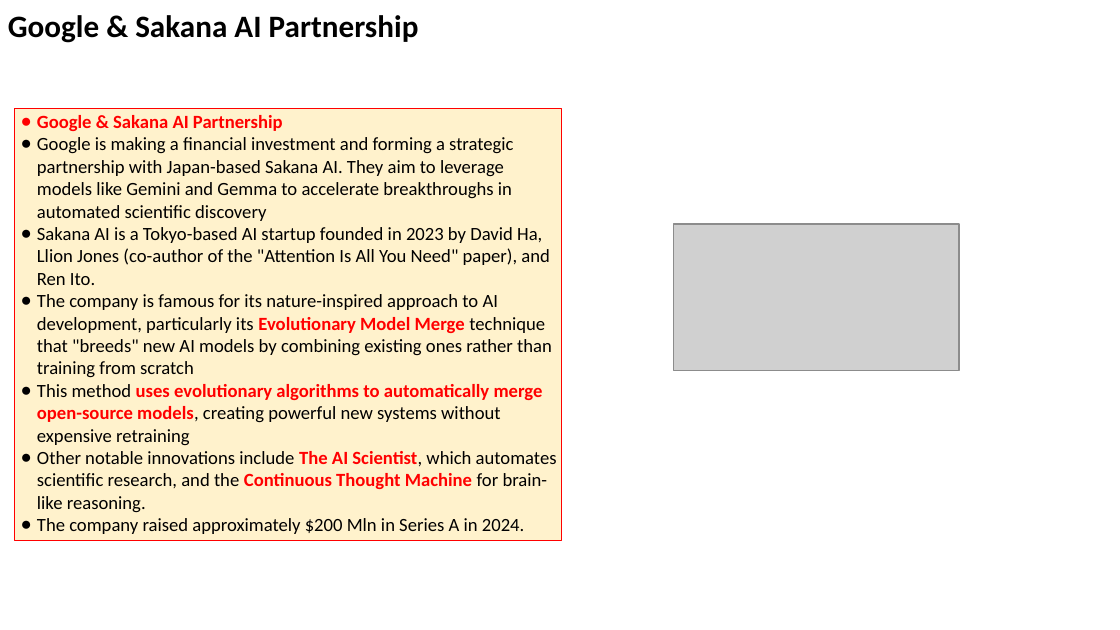
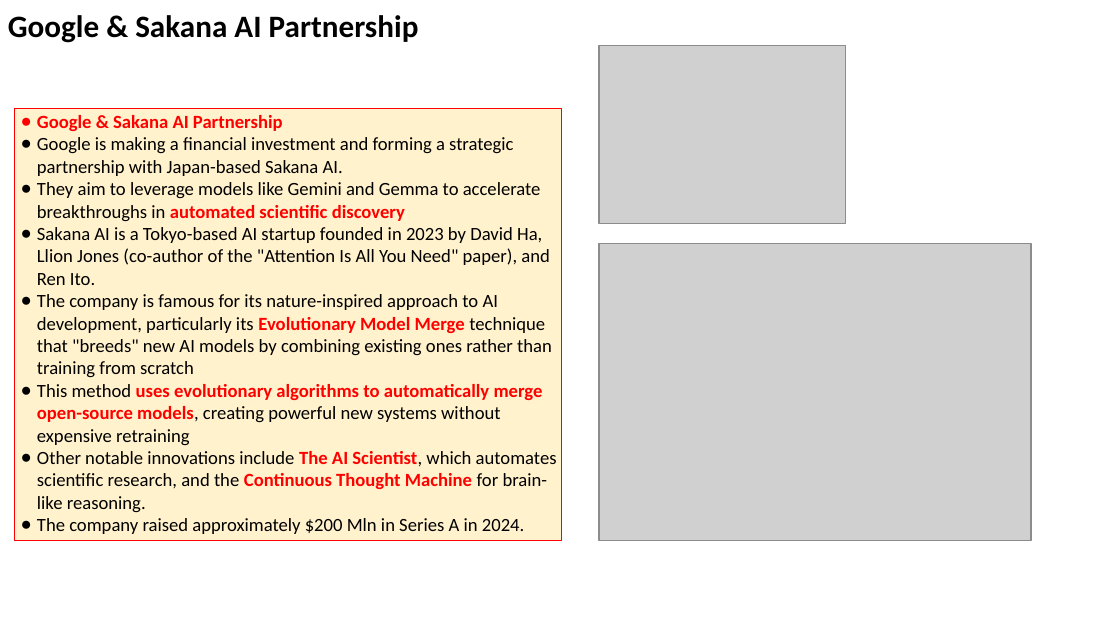
Before and after one commit to lselector/seminar, a slide deck: slide 16 of 2026/2026-01-30-AI-Updates.pptx (slide 15 before the commit). Drawn at 1120x630 pixels with LibreOffice and Linux fonts; fonts in the diff are those of the drawing; grey boxes stand for pictures. Boxes give left, top, right and bottom in pixels: in the first picture for what was removed or moved away, otherwise in the second. Text is boxed around its words. In the diff, an @@ line names an element or a change of style, - is before the commit and + after.

```diff
--- a/2026/2026-01-30-AI-Updates.pptx
+++ b/2026/2026-01-30-AI-Updates.pptx
@@ picture added at box(599, 45, 846, 223) @@
@@ text in rectangle at box(37, 137, 541, 222): text changed @@
-● Google is making a financial investment and forming a strategic partnership with Japan-based Sakana AI. They aim to leverage models like Gemini and Gemma to accelerate breakthroughs in automated scientific discovery
+● Google is making a financial investment and forming a strategic partnership with Japan-based Sakana AI.
+● They aim to leverage models like Gemini and Gemma to accelerate breakthroughs in automated scientific discovery
@@ picture removed at box(674, 224, 960, 371) @@
@@ picture added at box(599, 243, 1032, 541) @@
```
Also in this commit, not shown: 18 other slides changed, 1 slide added.
